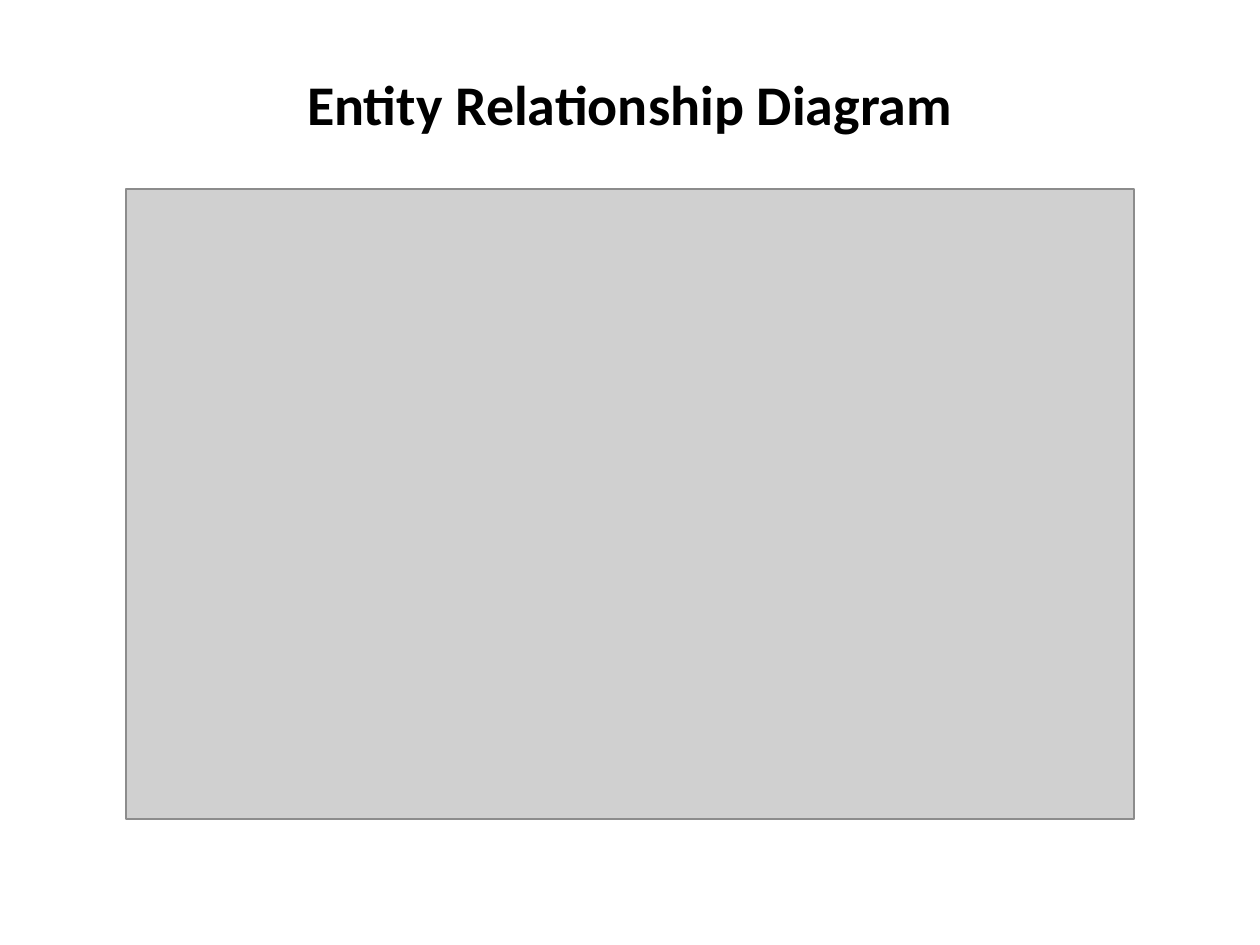
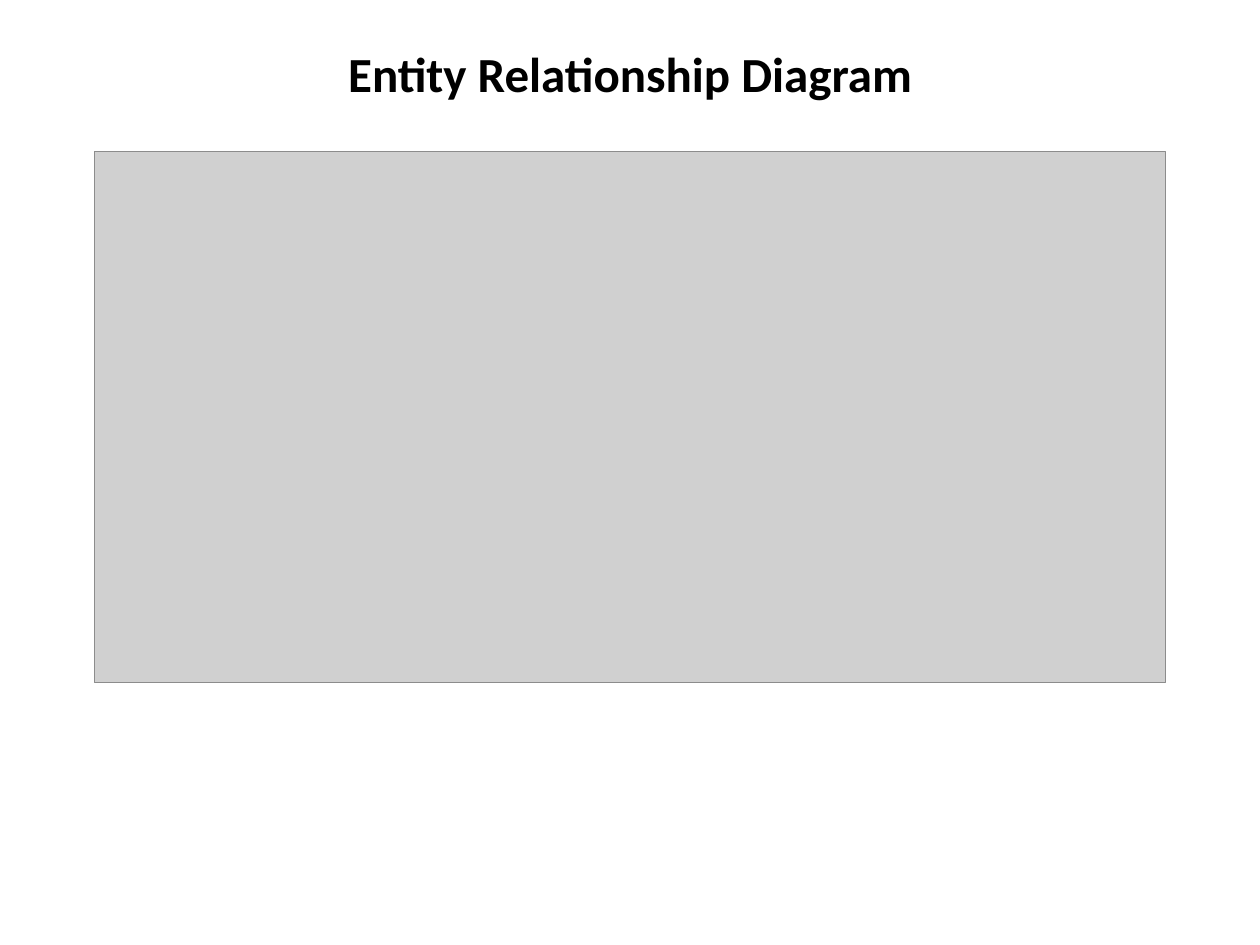
Before and after one commit to RancourBangladesh/rster, a slide deck: slide 12 of Documentation/presentations/RosterBhai_Presentation.pptx. Drawn at 1260x945 pixels with LibreOffice and Linux fonts; fonts in the diff are those of the drawing; grey boxes stand for pictures. Boxes give left, top, right and bottom in pixels: in the first picture for what was removed or moved away, otherwise in the second. Text is boxed around its words. In the diff, an @@ line names an element or a change of style, - is before the commit and + after.

```diff
--- a/Documentation/presentations/RosterBhai_Presentation.pptx
+++ b/Documentation/presentations/RosterBhai_Presentation.pptx
@@ text "Entity Relationship Diagram": place and size @@
-text "Entity Relationship Diagram" at (307, 85, 952, 135)
+text "Entity Relationship Diagram" at (348, 57, 912, 101)
@@ text "Entity Relationship Diagram" at (348, 57, 912, 101): size 32 to 28 pt @@
@@ picture: place and size @@
-picture at (126, 189, 1134, 819)
+picture at (94, 151, 1166, 683)
```
Also in this commit, not shown: 4 other slides changed, 20 other files.
